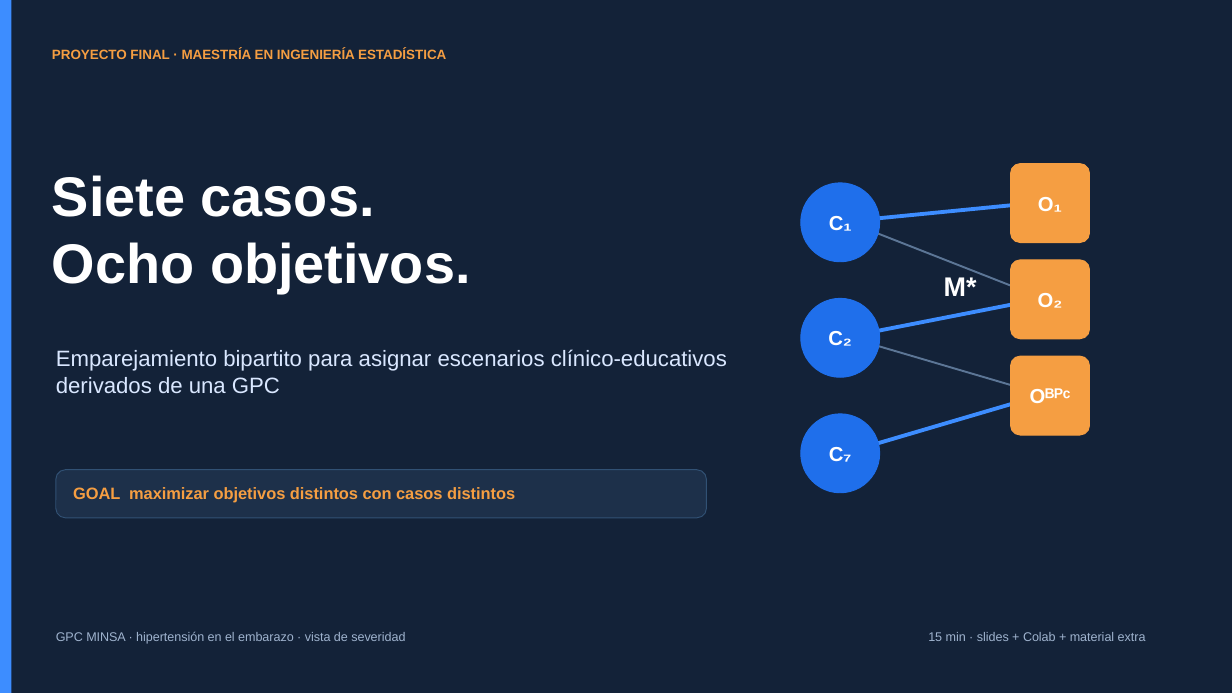
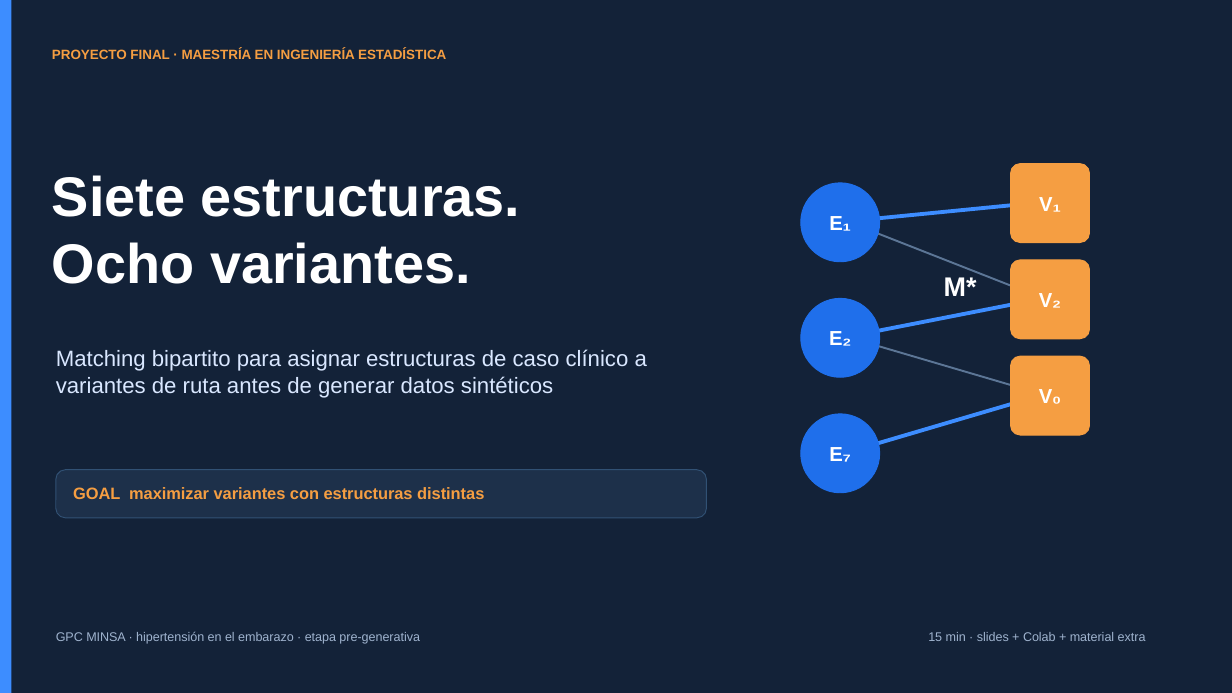
Before and after one commit to llabans/grafos-LLM, a slide deck: slide 1 of outputs/proyecto_final_KISS_research_var_cases.pptx. Drawn at 1232x693 pixels with LibreOffice and Linux fonts; fonts in the diff are those of the drawing. Boxes give left, top, right and bottom in pixels: in the first picture for what was removed or moved away, otherwise in the second. Text is boxed around its words. In the diff, an @@ line names an element or a change of style, - is before the commit and + after.

Commit message:
refactor: position matching before synthetic case generation

```diff
--- a/outputs/proyecto_final_KISS_research_var_cases.pptx
+++ b/outputs/proyecto_final_KISS_research_var_cases.pptx
@@ text at (x1=52, y1=175, x2=521, y2=284): text changed @@
-Siete casos.
-Ocho objetivos.
+Siete estructuras.
+Ocho variantes.
@@ text in rounded rectangle at (x1=1039, y1=197, x2=1061, y2=212): text changed @@
-O₁
+V₁
@@ text in ellipse at (x1=829, y1=216, x2=851, y2=231): text changed @@
-C₁
+E₁
@@ text in rounded rectangle at (x1=1039, y1=293, x2=1061, y2=308): text changed @@
-O₂
+V₂
@@ text at (x1=56, y1=349, x2=647, y2=398): text changed @@
-Emparejamiento bipartito para asignar escenarios clínico-educativos derivados de una GPC
+Matching bipartito para asignar estructuras de caso clínico a variantes de ruta antes de generar datos sintéticos
@@ text in ellipse at (x1=829, y1=331, x2=851, y2=346): text changed @@
-C₂
+E₂
@@ text in rounded rectangle at (x1=1039, y1=389, x2=1062, y2=404): text changed @@
-Oᴮᴾᶜ
+V₀
@@ text in ellipse at (x1=829, y1=447, x2=850, y2=462): text changed @@
-C₇
+E₇
@@ text at (x1=73, y1=487, x2=484, y2=499): text changed @@
-GOAL maximizar objetivos distintos con casos distintos
+GOAL maximizar variantes con estructuras distintas
@@ text at (x1=56, y1=632, x2=420, y2=644): text changed @@
-GPC MINSA · hipertensión en el embarazo · vista de severidad
+GPC MINSA · hipertensión en el embarazo · etapa pre-generativa
```
Also in this commit, not shown: 8 other slides changed, 46 other files.
